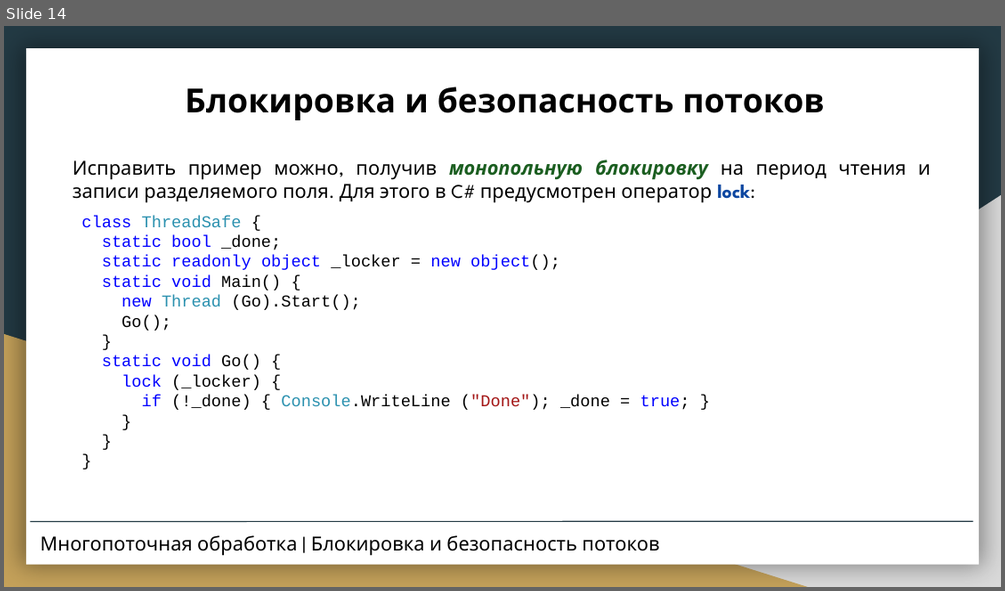
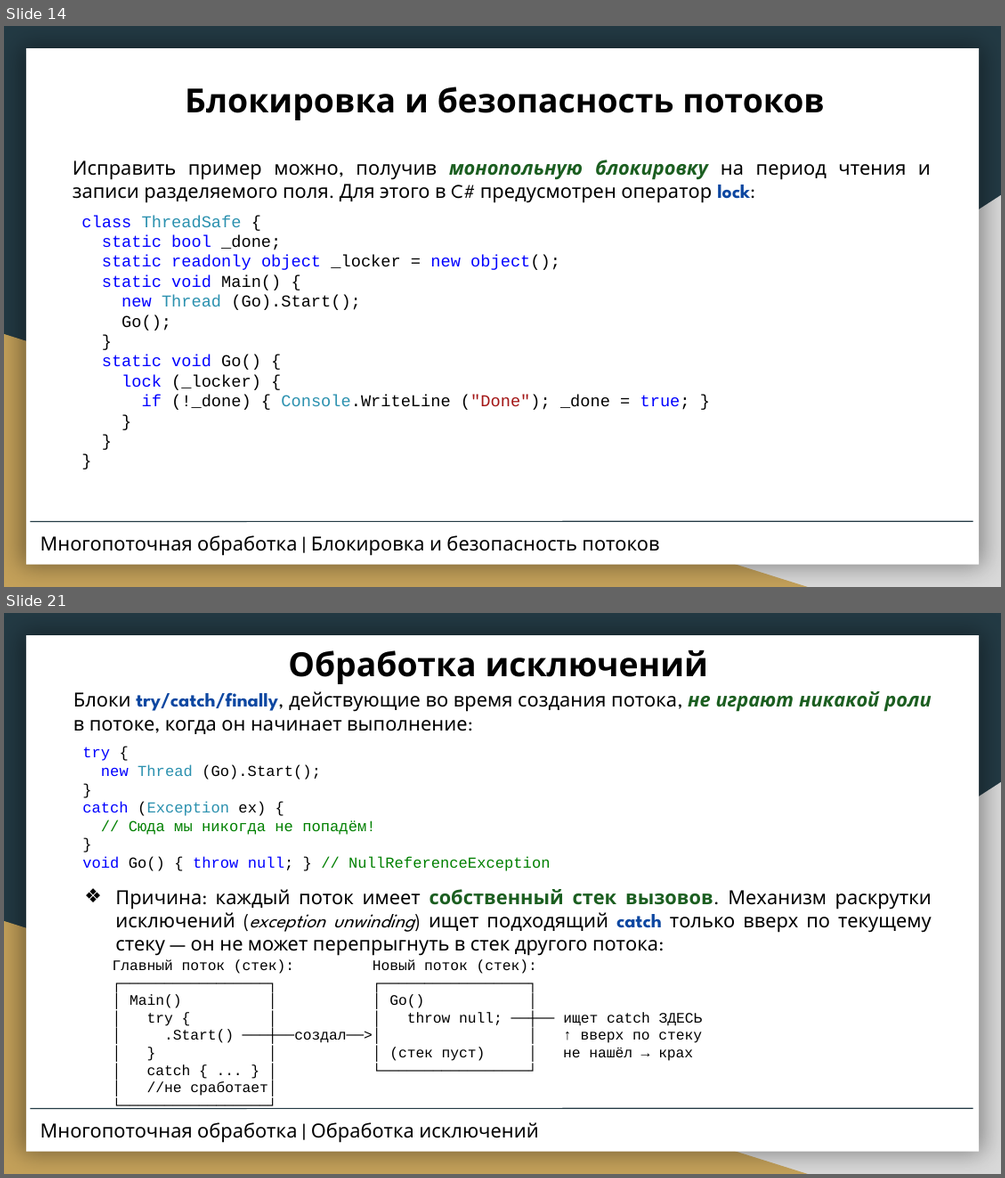
Before and after one commit to CSharpCooking/CSharpCooking.github.io, a slide deck: data/Concurrency-and-Asynchrony/Presentation-Threading.pptx. Shown one above the other, each under a label of ours: slide 14 before the commit, slides 14 and 21 after it; the slides between them are not shown. The pictures are 1005x591 and 1005x1178 pixels, drawn with LibreOffice and Linux fonts; fonts in the diff are those of the drawing. Boxes give left, top, right and bottom in pixels: in the first picture for what was removed or moved away, otherwise in the second. Text is boxed around its words. In the diff, an @@ line names an element or a change of style, - is before the commit and + after.

```diff
--- a/data/Concurrency-and-Asynchrony/Presentation-Threading.pptx
+++ b/data/Concurrency-and-Asynchrony/Presentation-Threading.pptx
@@ slide 21 added at (4, 613, 1001, 1174), background #233A44; not listed: 3 template elements that a slide beside it also shows @@
@@ title added at (288, 650, 708, 684), 24 pt, text #000000, bold @@
+Обработка исключений
@@ title added at (73, 691, 931, 1096), 14 pt, text #000000 @@
+Блоки try/catch/finally, действующие во время создания потока, не играют никакой роли в потоке, когда он начинает выполнение:
+try {
+new Thread (Go).Start();
+}
+catch (Exception ex) {
+// Сюда мы никогда не попадём!
+}
+void Go() { throw null; } // NullReferenceException
+❖ Причина: каждый поток имеет собственный стек вызовов. Механизм раскрутки исключений (exception unwinding) ищет подходящий catch только вверх по текущему стеку — он не может перепрыгнуть в стек другого потока:
+Главный поток (стек): Новый поток (стек):
+┌─────────────────┐ ┌─────────────────┐
+│ Main() │ │ Go() │
+│ try { │ │ throw null; ──┼── ищет catch ЗДЕСЬ
+│ .Start() ───┼──создал──>│ │ ↑ вверх по стеку
+│ } │ │ (стек пуст) │ не нашёл → крах
+│ catch { ... } │ └─────────────────┘
+│ //не сработает│
+└─────────────────┘
@@ line added from (30, 1109) to (973, 1109), #233A44 0.75 pt @@
@@ title added at (40, 1122, 539, 1143), 14 pt, text #000000 @@
+Многопоточная обработка | Обработка исключений
```
Also in this commit, not shown: 11 slides changed, 2 other slides added, 1 other file.
